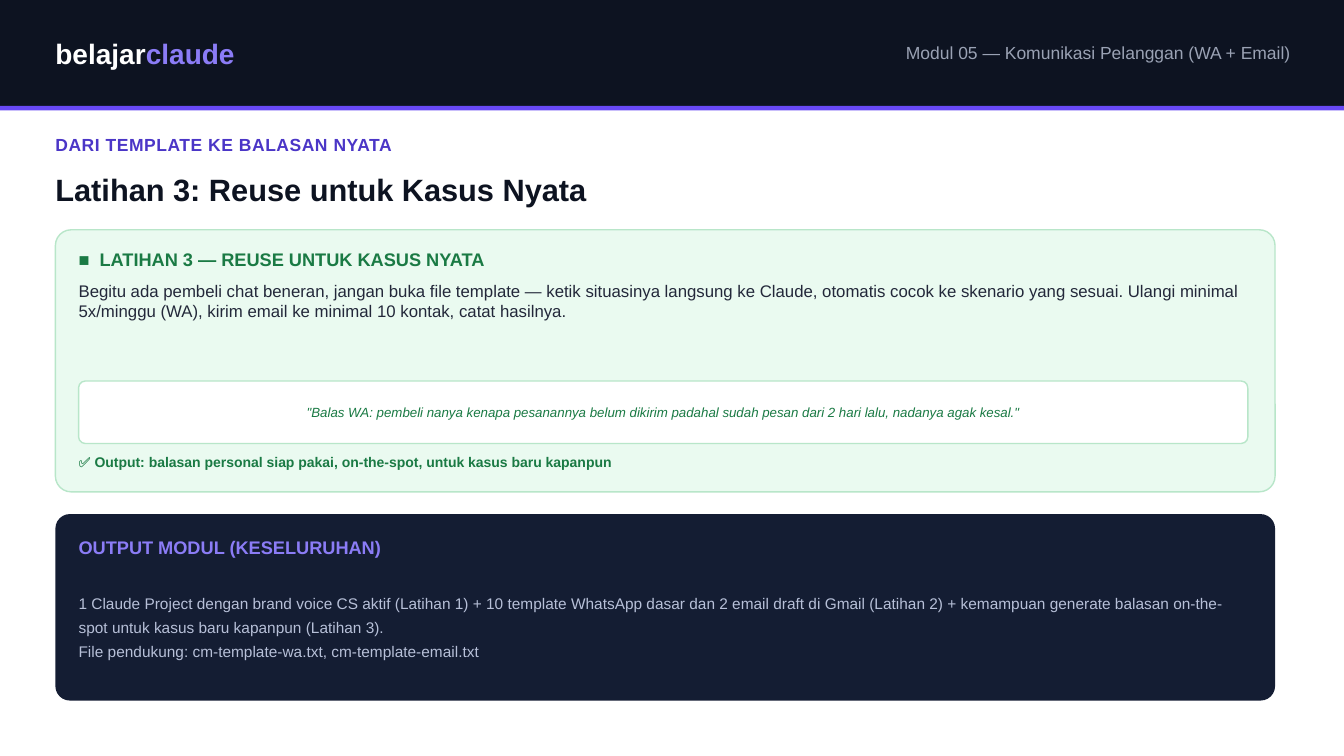
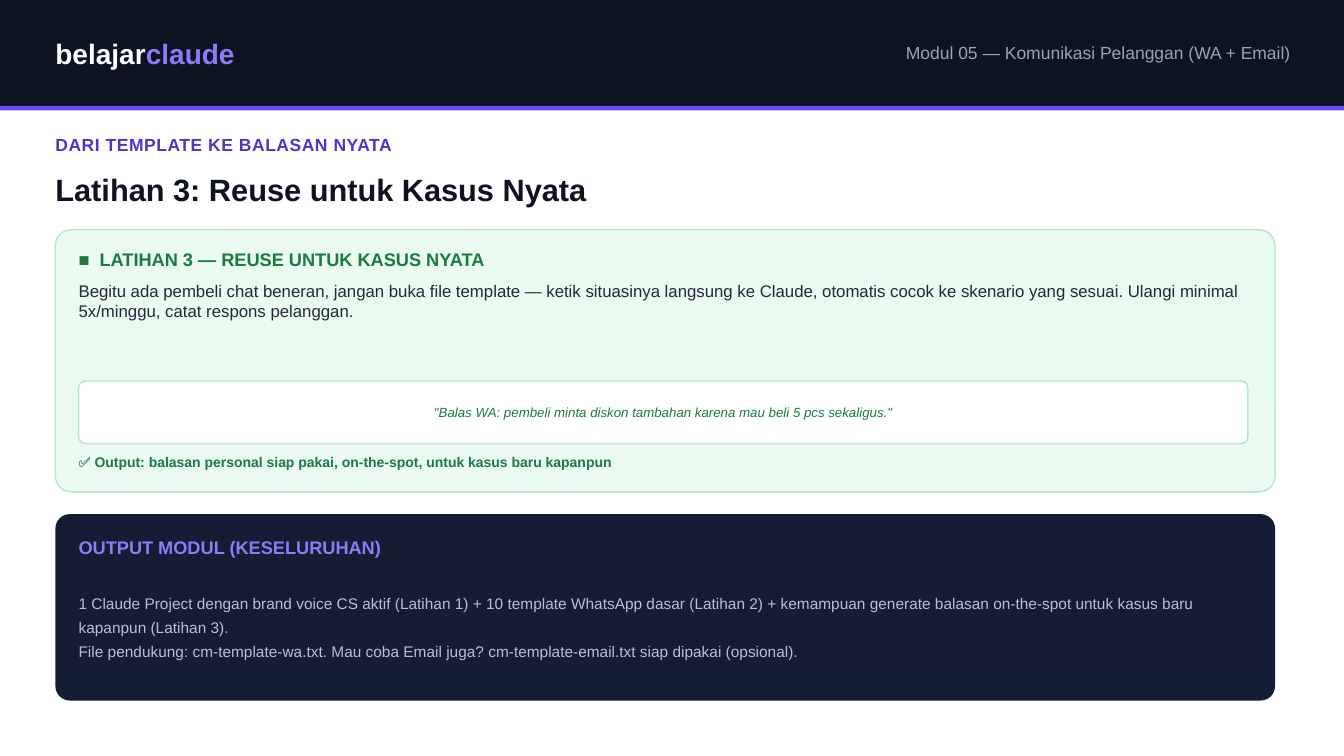
Before and after one commit to juliautomo/belajar-claude, a slide deck: slide 8 of Content-Marketing/M05-Komunikasi-Pelanggan/K3-M05-Komunikasi-Pelanggan.pptx. Drawn at 1344x756 pixels with LibreOffice and Linux fonts; fonts in the diff are those of the drawing. Boxes give left, top, right and bottom in pixels: in the first picture for what was removed or moved away, otherwise in the second. Text is boxed around its words. In the diff, an @@ line names an element or a change of style, - is before the commit and + after.

Commit message:
M05: make Email optional/bonus, drop it from the required exercise — Latihan now covers WhatsApp only (setup, generate, reuse), Email content kept as reference for students who want to try it. Also fixed Latihan 3 example to match an actual scenario in cm-template-wa.txt

```diff
--- a/Content-Marketing/M05-Komunikasi-Pelanggan/K3-M05-Komunikasi-Pelanggan.pptx
+++ b/Content-Marketing/M05-Komunikasi-Pelanggan/K3-M05-Komunikasi-Pelanggan.pptx
@@ text at (79,285,1238,321): text changed @@
-Begitu ada pembeli chat beneran, jangan buka file template — ketik situasinya langsung ke Claude, otomatis cocok ke skenario yang sesuai. Ulangi minimal 5x/minggu (WA), kirim email ke minimal 10 kontak, catat hasilnya.
+Begitu ada pembeli chat beneran, jangan buka file template — ketik situasinya langsung ke Claude, otomatis cocok ke skenario yang sesuai. Ulangi minimal 5x/minggu, catat respons pelanggan.
@@ text in rounded rectangle at (434,407,892,420): text changed @@
-"Balas WA: pembeli nanya kenapa pesanannya belum dikirim padahal sudah pesan dari 2 hari lalu, nadanya agak kesal."
+"Balas WA: pembeli minta diskon tambahan karena mau beli 5 pcs sekaligus."
@@ text at (79,598,1193,660): text changed @@
-1 Claude Project dengan brand voice CS aktif (Latihan 1) + 10 template WhatsApp dasar dan 2 email draft di Gmail (Latihan 2) + kemampuan generate balasan on-the-spot untuk kasus baru kapanpun (Latihan 3).
-File pendukung: cm-template-wa.txt, cm-template-email.txt
+1 Claude Project dengan brand voice CS aktif (Latihan 1) + 10 template WhatsApp dasar (Latihan 2) + kemampuan generate balasan on-the-spot untuk kasus baru kapanpun (Latihan 3).
+File pendukung: cm-template-wa.txt. Mau coba Email juga? cm-template-email.txt siap dipakai (opsional).
```
Also in this commit, not shown: 3 other slides changed, 1 other file.
